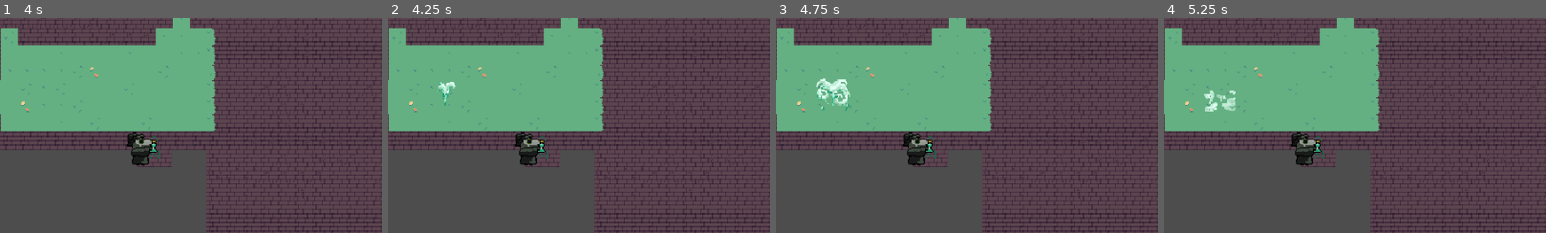
Above: before the commit, frames 1-4 (left to right).
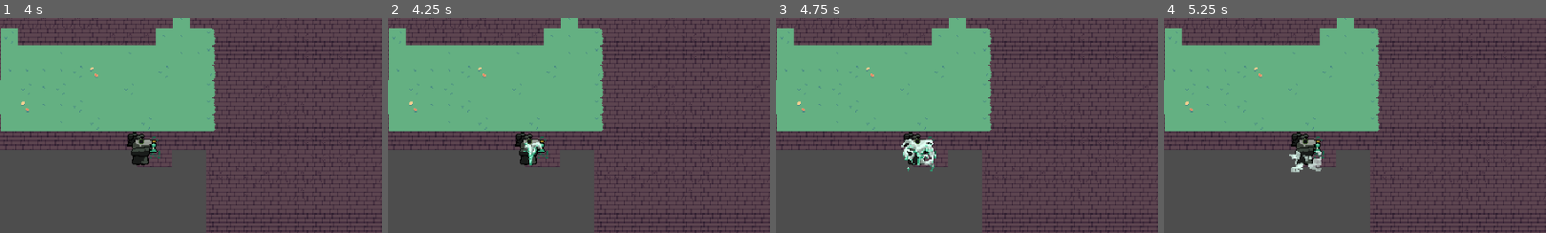
Above: after the commit, the same moments.

Repository: JohnHuber99/Black-Tower
Game: Godot game, scene res://Scenes/scene 2 - tilemap testing.tscn
The game is run twice, just before and just after one commit, with the same random seed, the same clock (stepped at 60 frames per second) and the same inputs.
Inputs (mouse positions are % of the whole screen's width and height, from its top left):
- Up to frame 1 (4 s): tap Enter at 0.5 s; move the mouse to (72, 45) at 0.52 s; hold D (right) 0.53-1.28 s; hold E (spell) 0.53-1.28 s; tap Space at 1.25 s; move the mouse to (30, 55) at 1.27 s; hold S (down) 1.28-2.03 s; tap Mouse wheel down (scroll_down) at 1.35 s; tap E (spell) at 1.55, 2.85 s; move the mouse to (60, 28) at 2.02 s; hold D (right) 2.03-2.78 s; hold E (spell) 2.03-2.78 s; tap Mouse wheel up (scroll_up) at 2.1 s; move the mouse to (45, 70) at 2.77 s; hold W (up) 2.78-3.53 s; move the mouse to (80, 65) at 3.52 s; hold A (left) from 3.53 s (still down); hold E (spell) from 3.53 s (still down)
- Up to frame 2 (4.25 s): keep holding A (left); keep holding E (spell)
- Up to frame 3 (4.75 s): keep holding A (left); move the mouse to (20, 35) at 4.27 s; release E (spell) at 4.28 s; tap Mouse wheel down (scroll_down) at 4.35 s; tap E (spell) at 4.55 s
- Up to frame 4 (5.25 s): move the mouse to (55, 50) at 5.02 s; release A (left) at 5.03 s; hold S (down) from 5.03 s (still down); hold E (spell) from 5.03 s (still down); tap Mouse wheel up (scroll_up) at 5.1 s
The pictures show only the part of the screen within x 0-50%, y 5-55%; the shares and areas given below are measured in that part.

Frame 1 is identical in both runs. In frame 2, 0.4% of the frame differs, in the area x 13-41%, y 29-69%; in frame 3, 1.5%, in the area x 10-42%, y 28-72%; in frame 4, 0.8%.

Commit message:
Offset issues with smelling salts

Diff:
--- a/Scene 1.tscn
+++ b/Scene 1.tscn
@@ -1,6 +1,4 @@
-[gd_scene load_steps=10 format=3 uid="uid://c065uexbqp7ke"]
-
-[ext_resource type="Texture2D" path="res://sprites/PlagueDoctorSprite-Sheetv1.png" id="1_wjrbh"]
+[gd_scene load_steps=9 format=3 uid="uid://c065uexbqp7ke"]
 
 [sub_resource type="GDScript" id="GDScript_gxldu"]
 script/source = "extends CharacterBody2D
@@ -48,23 +46,18 @@
 [sub_resource type="RectangleShape2D" id="RectangleShape2D_43ncm"]
 
 [sub_resource type="AtlasTexture" id="AtlasTexture_4xt65"]
-atlas = ExtResource("1_wjrbh")
 region = Rect2(0, 0, 32, 32)
 
 [sub_resource type="AtlasTexture" id="AtlasTexture_tw108"]
-atlas = ExtResource("1_wjrbh")
 region = Rect2(32, 0, 32, 32)
 
 [sub_resource type="AtlasTexture" id="AtlasTexture_1o3bs"]
-atlas = ExtResource("1_wjrbh")
 region = Rect2(64, 0, 32, 32)
 
 [sub_resource type="AtlasTexture" id="AtlasTexture_mkfd3"]
-atlas = ExtResource("1_wjrbh")
 region = Rect2(96, 0, 32, 32)
 
 [sub_resource type="AtlasTexture" id="AtlasTexture_wrxc3"]
-atlas = ExtResource("1_wjrbh")
 region = Rect2(0, 0, 32, 32)
 
 [sub_resource type="SpriteFrames" id="SpriteFrames_chjaw"]
--- a/Scripts/player.gd
+++ b/Scripts/player.gd
@@ -123,7 +123,8 @@
 	await sprite.animation_finished
 
 	# Wait for vapor animation
-	launch_vapor.emit(position.x + offset_x, position.y + offset_y)
+	# Vapor animation works its that the offset was off the player by a wide margin
+	launch_vapor.emit(position.x + 90, position.y + 40)
 	await spell_completed
 
 	# Unlock turning
--- a/project.godot
+++ b/project.godot
@@ -12,7 +12,7 @@
 
 config/name="Black Tower"
 run/main_scene="res://Scenes/scene 2 - tilemap testing.tscn"
-config/features=PackedStringArray("4.3", "Forward Plus")
+config/features=PackedStringArray("4.4", "Forward Plus")
 config/icon="res://icon.svg"
 
 [display]
Not shown, added: Scenes/enemy.gd.uid
Not shown: 1 places in Scenes/enemy.tscn that only renumber resources
Not shown: 1 places in Scenes/grenade2.tscn that only renumber resources
Not shown: 1 places in Scenes/player.tscn that only renumber resources
Not shown: 1 places in Scenes/scene 2 - tilemap testing.tscn that only renumber resources
Not shown: 1 places in Scenes/smelling_salts.tscn that only renumber resources
Not shown, added: Scripts/grenade.gd.uid
Not shown, added: Scripts/grenade_2.gd.uid
Not shown, added: Scripts/player.gd.uid
Not shown, added: Scripts/smelling_salts.gd.uid
